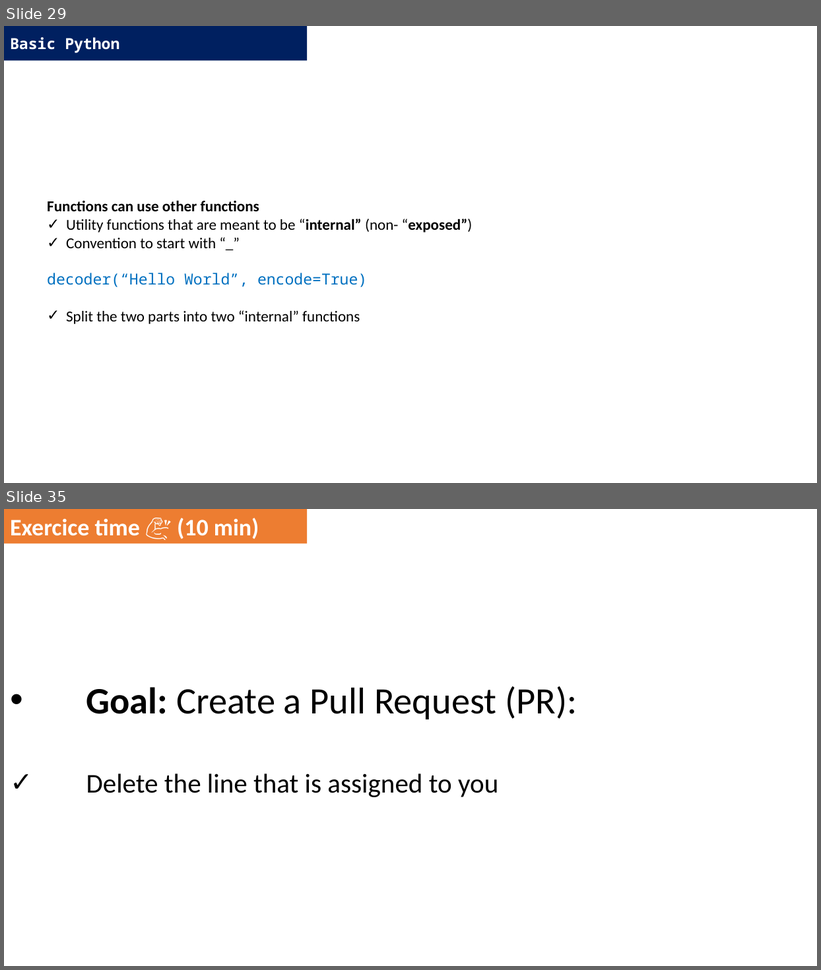
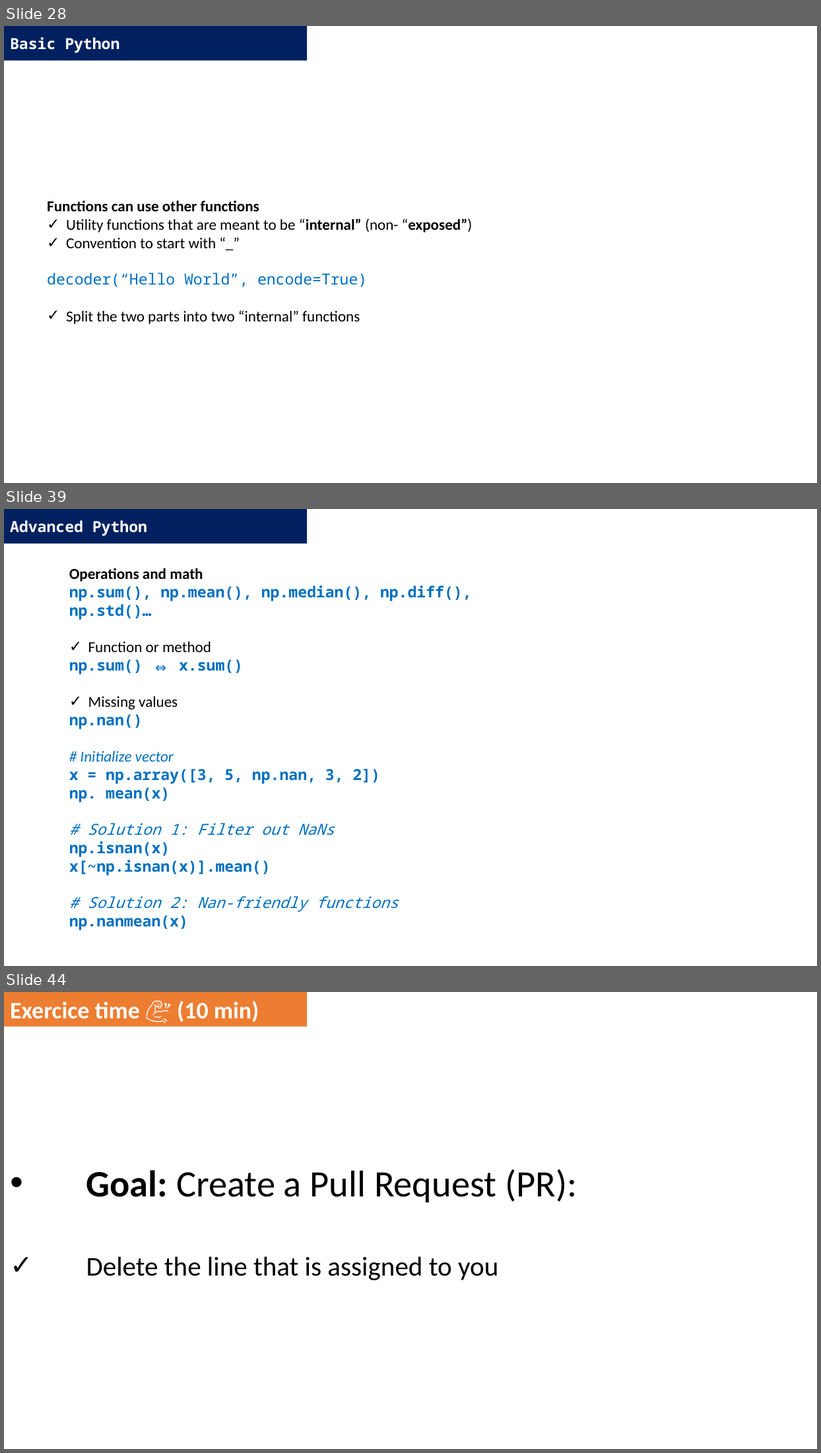
Before and after one commit to DominiqueMakowski/teaching, a slide deck: Python/2022_Zurich/AdvancedPython_2022.pptx. Shown one above the other, each under a label of ours: slides 29 and 35 before the commit, slides 28, 39 and 44 after it; the slides between them are not shown. The pictures are 821x970 and 821x1453 pixels, drawn with LibreOffice and Linux fonts; fonts in the diff are those of the drawing. Boxes give left, top, right and bottom in pixels: in the first picture for what was removed or moved away, otherwise in the second. Text is boxed around its words. In the diff, an @@ line names an element or a change of style, - is before the commit and + after.

```diff
--- a/Python/2022_Zurich/AdvancedPython_2022.pptx
+++ b/Python/2022_Zurich/AdvancedPython_2022.pptx
@@ slide 39 added at [4,509,817,966], background #FFFFFF @@
@@ rectangle added at [4,509,307,544], fill #002060, 18 pt, text #FFFFFF, bold @@
+Advanced Python
@@ text added at [69,568,472,931], 18 pt, text #0070C0, bold @@
+Operations and math
+np.sum(), np.mean(), np.median(), np.diff(), np.std()…
+✓ Function or method
+np.sum() ⇔ x.sum()
+✓ Missing values
+np.nan()
+# Initialize vector
+x = np.array([3, 5, np.nan, 3, 2])
+np. mean(x)
+# Solution 1: Filter out NaNs
+np.isnan(x)
+x[~np.isnan(x)].mean()
+# Solution 2: Nan-friendly functions
+np.nanmean(x)
@@ what was slide 29 is now slide 28 @@
@@ what was slide 35 is now slide 44 @@
```
Also in this commit, not shown: 5 slides changed, 12 other slides added, 5 slides removed.
